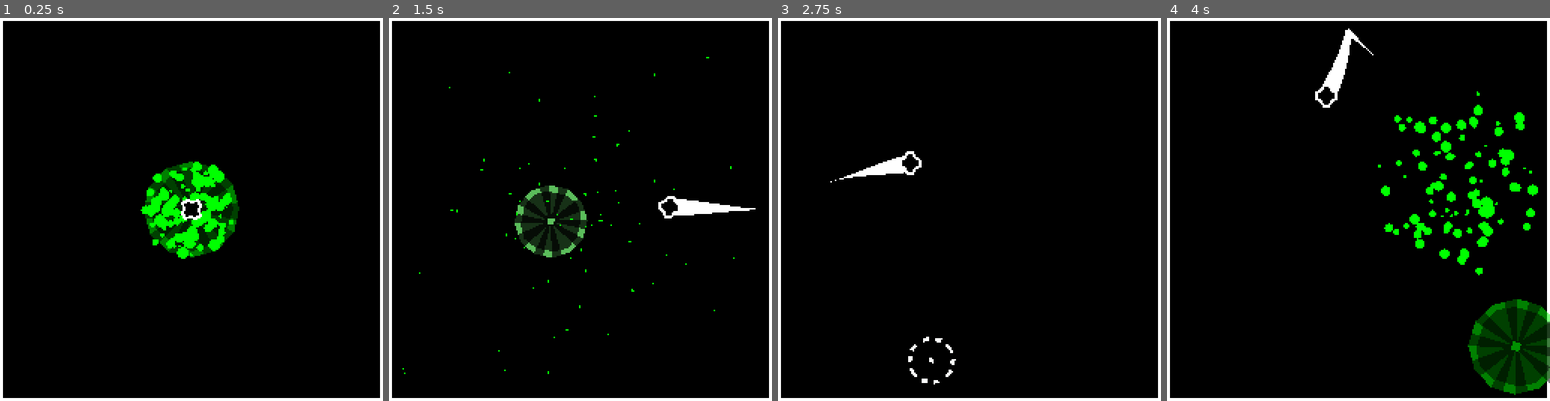
Above: before the commit, frames 1-4 (left to right).
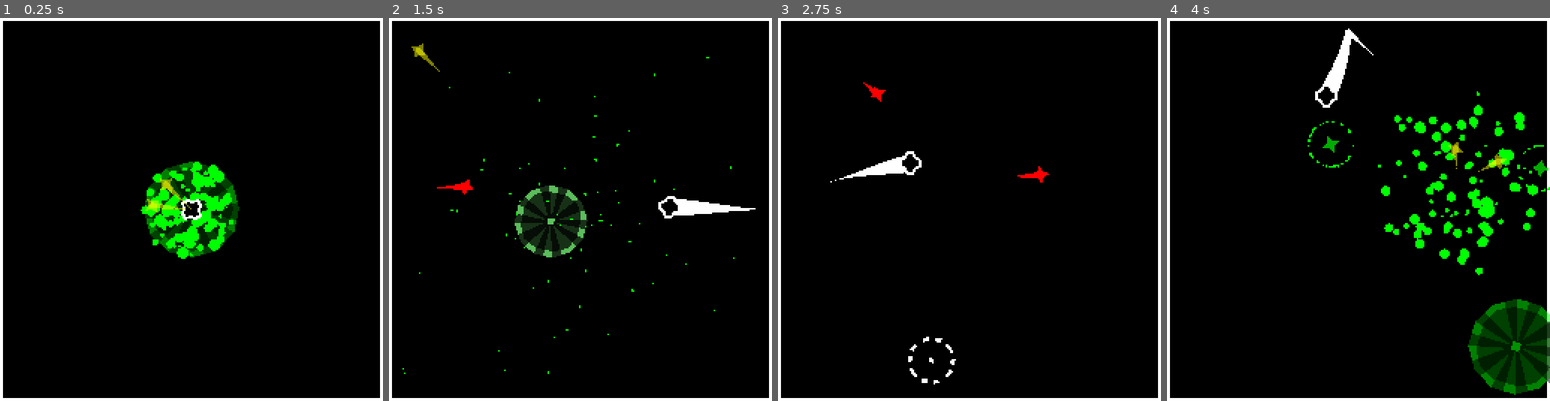
Above: after the commit, the same moments.

Repository: Ayabee527/mini-jam-155-wind
Game: Godot game, scene res://main/main.tscn
Same seed, same stepped clock (60 frames per second), same inputs: the game is played once before the commit and once after it.
Inputs (mouse positions are in pixels of both pictures, inside the frame that each line leads up to):
- Up to frame 1 (0.25 s): no input
- Up to frame 2 (1.5 s): tap Enter at 0.5 s; move the mouse to (664, 190) at 0.52 s; hold D (move_right) 0.53-1.25 s; tap Backspace at 0.6 s; click (664, 190) at 0.67 s; drag from (503, 228) to (764, 209) at 1.27 s
- Up to frame 3 (2.75 s): move the mouse to (1007, 125) at 2.02 s; hold D (move_right) from 2.03 s (still down); tap F at 2.1 s
- Up to frame 4 (4 s): release D (move_right) at 2.75 s; drag from (1339, 286) to (1243, 152) at 2.77 s; move the mouse to (1473, 266) at 3.52 s; hold A (move_left) from 3.53 s (still down); tap Z at 3.6 s

The runs differ from the first frame. In frame 1, 0.3% of the frame differs, in the area x 37-50%, y 41-51%; in frame 2, 0.2%; in frame 3, 0.2%; in frame 4, 0.5%, in the area x 36-100%, y 26-46%.

Commit message:
basic hazards

Diff:
--- /dev/null
+++ b/game/goal/hazards/bullet/bullet.gd
@@ -0,0 +1,77 @@
+extends RigidBody2D
+
+@export var max_bounces: int = 2
+
+@export var shape: Polygon2D
+@export var trail: Trail
+@export var collision_shape: CollisionShape2D
+@export var owie_collision: CollisionShape2D
+
+@export var explode_particles: GPUParticles2D
+
+@export var bump_sound: AudioStreamPlayer
+
+var bounces: int = 0
+
+var wind_momma: WindMomma
+
+func _ready() -> void:
+	wind_momma = get_tree().get_first_node_in_group("wind_momma")
+	wind_momma.wind_updated.connect(update_wind)
+
+	angular_velocity = randf_range(-TAU, TAU)
+	modulate.a = 0.5
+	shape.color.g = 1.0
+	trail.modulate.g = 1.0
+
+func activate_damage() -> void:
+	modulate.a = 1.0
+	shape.color.g = 0.0
+	trail.modulate.g = 0.0
+	owie_collision.set_deferred("disabled", false)
+
+func die() -> void:
+	owie_collision.set_deferred("disabled", true)
+	constant_force = Vector2.ZERO
+	linear_velocity = Vector2.ZERO
+	set_deferred("freeze", true)
+
+	shape.color.g = 1.0
+	trail.modulate.g = 1.0
+	shape.color.r = 0.0
+	trail.modulate.r = 0.0
+	explode_particles.restart()
+
+	var tween = create_tween().set_ease(Tween.EASE_IN_OUT).set_trans(Tween.TRANS_CUBIC)
+	tween.set_parallel()
+	tween.tween_property(
+		shape, "modulate:a",
+		0.0, explode_particles.lifetime
+	)
+	tween.tween_property(
+		trail, "modulate:a",
+		0.0, explode_particles.lifetime
+	)
+	tween.play()
+
+func update_wind(direction: Vector2, speed: float) -> void:
+	add_constant_central_force(direction * speed)
+
+
+func _on_visible_on_screen_notifier_2d_screen_exited() -> void:
+	queue_free()
+
+
+func _on_body_entered(body: Node) -> void:
+	bump_sound.play()
+
+	if bounces == 0:
+		activate_damage()
+
+	bounces += 1
+	if bounces >= max_bounces:
+		collision_shape.set_deferred("disabled", true)
+
+
+func _on_explode_particles_finished() -> void:
+	queue_free()
--- /dev/null
+++ b/game/goal/hazards/bullet/bullet.tscn
@@ -0,0 +1,105 @@
+[gd_scene load_steps=12 format=3 uid="uid://cjn7650dhkivr"]
+
+[ext_resource type="Script" path="res://goal/hazards/bullet/bullet.gd" id="1_qyles"]
+[ext_resource type="PackedScene" uid="uid://bw8338ilrtcwc" path="res://components/trail/trail.tscn" id="2_dwsrf"]
+[ext_resource type="Texture2D" uid="uid://dmmadcrn8ay1x" path="res://assets/textures/circle-filled.png" id="3_riqge"]
+[ext_resource type="AudioStream" uid="uid://beh8xlwqswov8" path="res://assets/sounds/excited.wav" id="4_pbqa4"]
+
+[sub_resource type="PhysicsMaterial" id="PhysicsMaterial_473wm"]
+rough = true
+bounce = 1.0
+
+[sub_resource type="CircleShape2D" id="CircleShape2D_5wyey"]
+radius = 4.0
+
+[sub_resource type="CircleShape2D" id="CircleShape2D_60vly"]
+radius = 5.0
+
+[sub_resource type="Curve" id="Curve_vrkvn"]
+_data = [Vector2(0, 1), 0.0, 0.0, 0, 0, Vector2(1, 0), 0.0, 0.0, 0, 0]
+point_count = 2
+
+[sub_resource type="CurveTexture" id="CurveTexture_gwk4w"]
+curve = SubResource("Curve_vrkvn")
+
+[sub_resource type="ParticleProcessMaterial" id="ParticleProcessMaterial_l2fo3"]
+particle_flag_disable_z = true
+emission_shape = 6
+emission_ring_axis = Vector3(0, 0, 1)
+emission_ring_height = 16.0
+emission_ring_radius = 16.0
+emission_ring_inner_radius = 16.0
+spread = 180.0
+gravity = Vector3(0, 0, 0)
+radial_accel_min = -10.0
+radial_accel_max = -10.0
+tangential_accel_min = 10.0
+tangential_accel_max = 10.0
+scale_min = 0.05
+scale_max = 0.1
+scale_curve = SubResource("CurveTexture_gwk4w")
+color = Color(0, 1, 0, 1)
+
+[sub_resource type="AudioStreamRandomizer" id="AudioStreamRandomizer_svegx"]
+random_pitch = 1.5
+streams_count = 1
+stream_0/stream = ExtResource("4_pbqa4")
+stream_0/weight = 1.0
+
+[node name="Bullet" type="RigidBody2D" node_paths=PackedStringArray("shape", "trail", "collision_shape", "owie_collision", "explode_particles", "bump_sound") groups=["owies"]]
+collision_layer = 16
+mass = 20.0
+physics_material_override = SubResource("PhysicsMaterial_473wm")
+gravity_scale = 0.0
+max_contacts_reported = 4
+contact_monitor = true
+constant_torque = -250.0
+script = ExtResource("1_qyles")
+shape = NodePath("Shape")
+trail = NodePath("Trail")
+collision_shape = NodePath("CollisionShape2D")
+owie_collision = NodePath("Owie/CollisionShape2D")
+explode_particles = NodePath("ExplodeParticles")
+bump_sound = NodePath("Bump")
+
+[node name="Trail" parent="." instance=ExtResource("2_dwsrf")]
+modulate = Color(1, 0, 0, 1)
+width = 4.0
+gradient = null
+
+[node name="Shape" type="Polygon2D" parent="."]
+color = Color(1, 0, 0, 1)
+polygon = PackedVector2Array(-6, 0, -2, -2, 0, -6, 2, -2, 6, 0, 2, 2, 0, 6, -2, 2)
+
+[node name="VisibleOnScreenNotifier2D" type="VisibleOnScreenNotifier2D" parent="."]
+rect = Rect2(-32, -32, 64, 64)
+
+[node name="CollisionShape2D" type="CollisionShape2D" parent="."]
+shape = SubResource("CircleShape2D_5wyey")
+
+[node name="Owie" type="Area2D" parent="."]
+collision_layer = 4
+collision_mask = 2
+
+[node name="CollisionShape2D" type="CollisionShape2D" parent="Owie"]
+shape = SubResource("CircleShape2D_60vly")
+disabled = true
+
+[node name="ExplodeParticles" type="GPUParticles2D" parent="."]
+emitting = false
+amount = 50
+process_material = SubResource("ParticleProcessMaterial_l2fo3")
+texture = ExtResource("3_riqge")
+one_shot = true
+explosiveness = 1.0
+
+[node name="Bump" type="AudioStreamPlayer" parent="."]
+stream = SubResource("AudioStreamRandomizer_svegx")
+volume_db = -10.0
+pitch_scale = 0.75
+max_polyphony = 5
+bus = &"sfx"
+
+[connection signal="body_entered" from="." to="." method="_on_body_entered"]
+[connection signal="screen_exited" from="VisibleOnScreenNotifier2D" to="." method="_on_visible_on_screen_notifier_2d_screen_exited"]
+[connection signal="finished" from="ExplodeParticles" to="." method="_on_explode_particles_finished"]
--- a/game/goal/player_goal.gd
+++ b/game/goal/player_goal.gd
@@ -1,5 +1,7 @@
 class_name PlayerGoal
 extends RigidBody2D
+
+const BULLET = preload("res://goal/hazards/bullet/bullet.tscn")
 
 signal collected()
 
@@ -10,6 +12,8 @@
 
 @export var explod_sound: AudioStreamPlayer
 @export var yipee_sound: AudioStreamPlayer
+
+var combo: int = 0
 
 var velocity: Vector2
 
@@ -36,9 +40,31 @@
 	explod_sound.play()
 	yipee_sound.play()
 
+func explode() -> void:
+	var owies = get_tree().get_nodes_in_group("owies")
+	for owie: RigidBody2D in owies:
+		if owie.has_method("die"):
+			owie.die()
+		else:
+			owie.queue_free()
+
+	var amount: int = 2
+	for i: int in range(amount):
+		var bullet = BULLET.instantiate()
+		bullet.global_position = global_position
+		var dir := Vector2.from_angle(TAU * randf())
+		var speed := randf_range(50, 150)
+		bullet.apply_central_impulse(
+			dir * speed
+		)
+		get_tree().current_scene.add_child(bullet)
+
 func _on_player_zone_body_entered(body: Node2D) -> void:
 	if body is Player:
 		if stun_timer.is_stopped():
+			combo += 1
+			explode()
+
 			stun_timer.start()
 			show_collect()
 			collected.emit()
--- a/game/goal/player_goal.tscn
+++ b/game/goal/player_goal.tscn
@@ -49,7 +49,7 @@
 stream_0/weight = 1.0
 
 [node name="PlayerGoal" type="RigidBody2D" node_paths=PackedStringArray("stun_timer", "shape", "collect_particles", "explod_sound", "yipee_sound")]
-collision_layer = 8
+collision_layer = 16
 physics_material_override = SubResource("PhysicsMaterial_2tyrj")
 gravity_scale = 0.0
 constant_torque = -100.0
@@ -82,7 +82,7 @@
 autostart = true
 
 [node name="PlayerZone" type="Area2D" parent="."]
-collision_layer = 16
+collision_layer = 8
 collision_mask = 2
 
 [node name="CollisionShape2D" type="CollisionShape2D" parent="PlayerZone"]
--- a/game/main/WindMomma.gd
+++ b/game/main/WindMomma.gd
@@ -1,5 +1,7 @@
 class_name WindMomma
 extends Node2D
+
+signal wind_updated(direction: Vector2, speed: float)
 
 const GUST = preload("res://wind_gust/wind_gust.tscn")
 
@@ -41,6 +43,8 @@
 	for gust: WindGust in gusts:
 		gust.speed = wind_speed
 
+	wind_updated.emit(wind_direction, wind_speed)
+
 	player.constant_force = wind_direction * wind_speed / 5.0
 	player_goal.constant_force = wind_direction * wind_speed / 5.0
 
@@ -49,10 +53,12 @@
 	for gust: WindGust in gusts:
 		gust.direction = wind_direction
 
+	wind_updated.emit(wind_direction, wind_speed)
+
 	player.constant_force = wind_direction * wind_speed / 5.0
 	player_goal.constant_force = wind_direction * wind_speed / 5.0
 
 
 func _on_funny_timer_timeout() -> void:
 	wind_direction = Vector2.from_angle(TAU * randf())
-	wind_speed = randf_range(player.speed * 0.33, player.speed * 0.75) * 5.0
+	wind_speed = randf_range(player.speed * 0.75, player.speed) * 5.0
--- a/game/main/main.gd
+++ b/game/main/main.gd
@@ -42,13 +42,6 @@
 func bump_window(direction: Vector2) -> void:
 	window_velocity += direction * 0.5
 
-	var speed_multiplier = wind_momma.wind_direction.normalized().dot(
-		direction.normalized()
-	)
-	speed_multiplier = 1 - min(0.1, abs(speed_multiplier))
-	if speed_multiplier < 0:
-		speed_multiplier *= -1
-
 	wind_momma.wind_speed *= 0.5
 	wind_momma.wind_direction = direction.normalized()
 	#wind_momma.wind_direction += ( direction.normalized() * 2.0 )
--- a/game/main/main.tscn
+++ b/game/main/main.tscn
@@ -39,28 +39,28 @@
 
 [node name="WallLeft" type="StaticBody2D" parent="."]
 position = Vector2(3, 128)
-collision_mask = 10
+collision_mask = 16
 
 [node name="CollisionShape2D" type="CollisionShape2D" parent="WallLeft"]
 shape = SubResource("WorldBoundaryShape2D_6y7ge")
 
 [node name="WallUp" type="StaticBody2D" parent="."]
 position = Vector2(128, 3)
-collision_mask = 10
+collision_mask = 16
 
 [node name="CollisionShape2D" type="CollisionShape2D" parent="WallUp"]
 shape = SubResource("WorldBoundaryShape2D_8xcy0")
 
 [node name="WallRight" type="StaticBody2D" parent="."]
 position = Vector2(253, 128)
-collision_mask = 10
+collision_mask = 16
 
 [node name="CollisionShape2D" type="CollisionShape2D" parent="WallRight"]
 shape = SubResource("WorldBoundaryShape2D_5aiac")
 
 [node name="WallDown" type="StaticBody2D" parent="."]
 position = Vector2(128, 253)
-collision_mask = 10
+collision_mask = 16
 
 [node name="CollisionShape2D" type="CollisionShape2D" parent="WallDown"]
 shape = SubResource("WorldBoundaryShape2D_1og74")
@@ -71,7 +71,7 @@
 [node name="Player" parent="." instance=ExtResource("1_8r0be")]
 position = Vector2(128, 128)
 
-[node name="WindMomma" type="Node2D" parent="." node_paths=PackedStringArray("player", "player_goal")]
+[node name="WindMomma" type="Node2D" parent="." node_paths=PackedStringArray("player", "player_goal") groups=["wind_momma"]]
 script = ExtResource("3_3bs31")
 gust_count = 50
 player = NodePath("../Player")
--- a/game/player/player.gd
+++ b/game/player/player.gd
@@ -7,6 +7,7 @@
 
 @export_group("Inner Dependencies")
 @export var bump_sound: AudioStreamPlayer
+@export var ouch_sound: AudioStreamPlayer
 
 func _ready() -> void:
 	pass
@@ -32,3 +33,11 @@
 
 func _on_body_entered(body: Node) -> void:
 	bump_sound.play()
+
+
+func _on_owie_detector_area_entered(area: Area2D) -> void:
+	print("OWIE!")
+	ouch_sound.play()
+	apply_central_impulse(
+		area.global_position.direction_to(global_position) * speed * 0.5
+	)
--- a/game/player/player.tscn
+++ b/game/player/player.tscn
@@ -1,14 +1,18 @@
-[gd_scene load_steps=7 format=3 uid="uid://bvopkx5b76dd6"]
+[gd_scene load_steps=10 format=3 uid="uid://bvopkx5b76dd6"]
 
 [ext_resource type="Script" path="res://player/player.gd" id="1_0evvo"]
 [ext_resource type="AudioStream" uid="uid://bomxwua8k3g27" path="res://assets/sounds/bump.wav" id="2_ruvyn"]
 [ext_resource type="PackedScene" uid="uid://bw8338ilrtcwc" path="res://components/trail/trail.tscn" id="3_1tkx3"]
+[ext_resource type="AudioStream" uid="uid://ombi0lwi7cik" path="res://assets/sounds/ouch.wav" id="4_1afhd"]
 
 [sub_resource type="PhysicsMaterial" id="PhysicsMaterial_brsdm"]
 bounce = 0.75
 
 [sub_resource type="CircleShape2D" id="CircleShape2D_vb2vq"]
 radius = 12.0
+
+[sub_resource type="CircleShape2D" id="CircleShape2D_ewefk"]
+radius = 8.0
 
 [sub_resource type="AudioStreamRandomizer" id="AudioStreamRandomizer_0y18g"]
 random_pitch = 1.5
@@ -17,9 +21,15 @@
 stream_0/stream = ExtResource("2_ruvyn")
 stream_0/weight = 1.0
 
-[node name="Player" type="RigidBody2D" node_paths=PackedStringArray("bump_sound")]
-collision_layer = 2
-collision_mask = 17
+[sub_resource type="AudioStreamRandomizer" id="AudioStreamRandomizer_cv0ua"]
+random_pitch = 1.1
+random_volume_offset_db = 10.0
+streams_count = 1
+stream_0/stream = ExtResource("4_1afhd")
+stream_0/weight = 1.0
+
+[node name="Player" type="RigidBody2D" node_paths=PackedStringArray("bump_sound", "ouch_sound") groups=["player"]]
+collision_layer = 18
 mass = 2.0
 physics_material_override = SubResource("PhysicsMaterial_brsdm")
 gravity_scale = 0.0
@@ -28,6 +38,7 @@
 constant_torque = 50.0
 script = ExtResource("1_0evvo")
 bump_sound = NodePath("Bump")
+ouch_sound = NodePath("Ouch")
 
 [node name="Trail" parent="." instance=ExtResource("3_1tkx3")]
 width = 12.0
@@ -44,13 +55,28 @@
 polygon = PackedVector2Array(-7, -4, -4, -7, 0, -6, 4, -7, 7, -4, 6, 0, 7, 4, 4, 7, 0, 6, -4, 7, -7, 4, -6, 0)
 
 [node name="Bumper" type="Area2D" parent="."]
+collision_layer = 16
 
 [node name="CollisionShape2D" type="CollisionShape2D" parent="Bumper"]
 shape = SubResource("CircleShape2D_vb2vq")
+
+[node name="OwieDetector" type="Area2D" parent="."]
+collision_layer = 2
+collision_mask = 4
+
+[node name="CollisionShape2D" type="CollisionShape2D" parent="OwieDetector"]
+shape = SubResource("CircleShape2D_ewefk")
 
 [node name="Bump" type="AudioStreamPlayer" parent="."]
 stream = SubResource("AudioStreamRandomizer_0y18g")
 bus = &"sfx"
 
+[node name="Ouch" type="AudioStreamPlayer" parent="."]
+stream = SubResource("AudioStreamRandomizer_cv0ua")
+volume_db = 10.0
+pitch_scale = 0.5
+bus = &"sfx"
+
 [connection signal="body_entered" from="." to="." method="_on_body_entered"]
 [connection signal="body_entered" from="Bumper" to="." method="_on_bumper_body_entered"]
+[connection signal="area_entered" from="OwieDetector" to="." method="_on_owie_detector_area_entered"]
--- a/game/project.godot
+++ b/game/project.godot
@@ -58,7 +58,7 @@
 2d_physics/layer_2="player"
 2d_physics/layer_3="ouchies"
 2d_physics/layer_4="goal"
-2d_physics/layer_5="goal_goal"
+2d_physics/layer_5="world_colliders"
 
 [rendering]
 
Not shown, added: game/assets/sounds/ouch.wav.import
Not shown: 2 places in game/goal/player_goal.tscn that only renumber resources
Not shown, added: game/assets/sounds/ouch.wav
Not shown, changed: game/kanban_tasks_data.kanban
